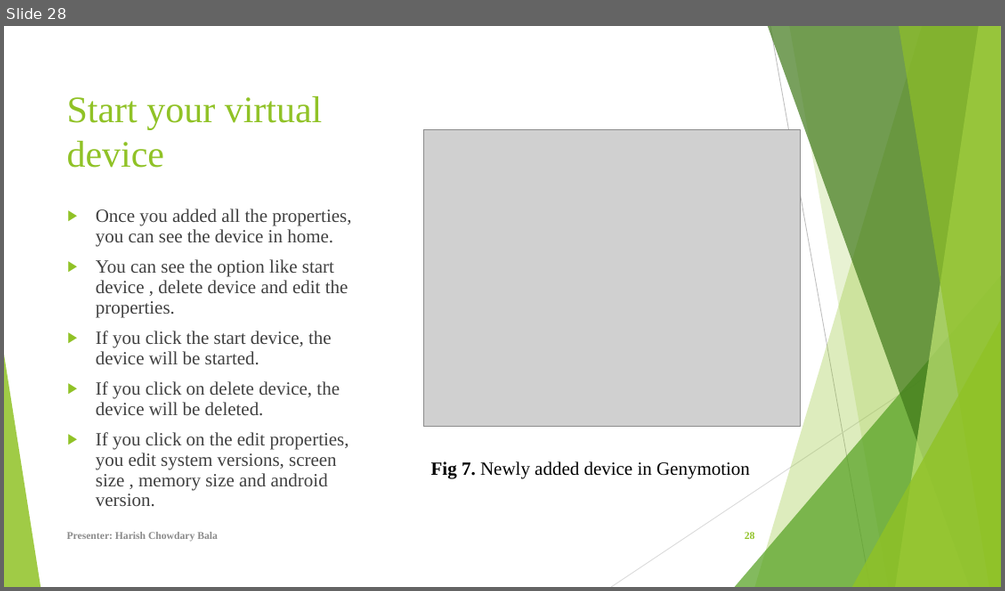
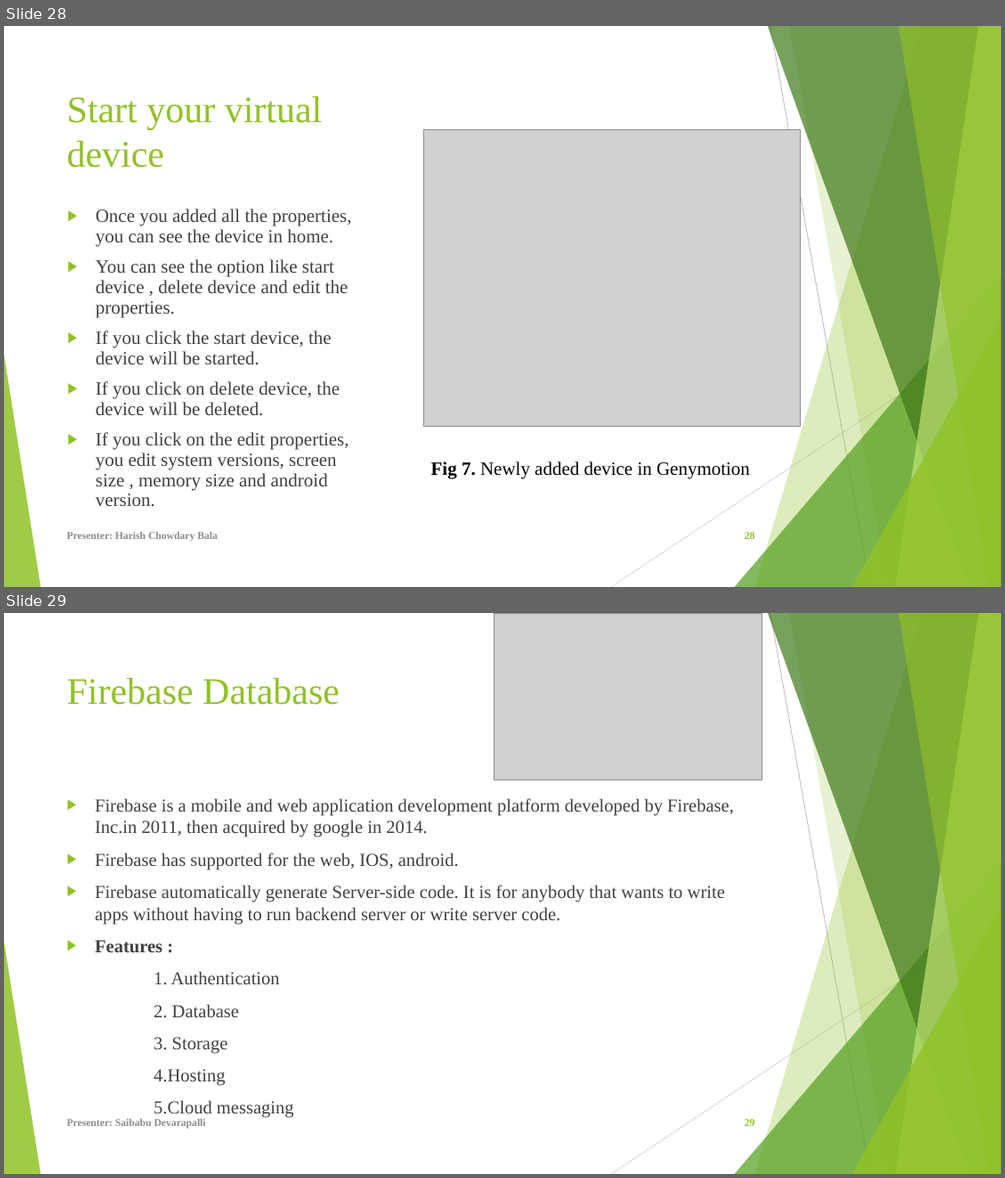
Before and after one commit to Sec03Team05Fall22GDP1/FreebiesforNewbies, a slide deck: Project_Files/Sprint 6/FreeBies For NewBies (2).pptx. Shown one above the other, each under a label of ours: slide 28 before the commit, slides 28 and 29 after it. The pictures are 1005x591 and 1005x1178 pixels, drawn with LibreOffice and Linux fonts; fonts in the diff are those of the drawing; grey boxes stand for pictures. Boxes give left, top, right and bottom in pixels: in the first picture for what was removed or moved away, otherwise in the second. Text is boxed around its words. In the diff, an @@ line names an element or a change of style, - is before the commit and + after.

Commit message:
Added Firebase Database presentation slides.

```diff
--- a/Project_Files/Sprint 6/FreeBies For NewBies (2).pptx
+++ b/Project_Files/Sprint 6/FreeBies For NewBies (2).pptx
@@ slide 29 added at [4, 613, 1001, 1174], background #FFFFFF; not listed: 10 template elements that a slide beside it also shows @@
@@ picture added at [494, 613, 762, 779] @@
@@ title added at [67, 678, 340, 705], 36 pt, text #90C226 @@
+Firebase Database
@@ text added at [95, 798, 734, 1118], 17.6 pt, text #404040 @@
+▶ Firebase is a mobile and web application development platform developed by Firebase, Inc.in 2011, then acquired by google in 2014.
+▶ Firebase has supported for the web, IOS, android.
+▶ Firebase automatically generate Server-side code. It is for anybody that wants to write apps without having to run backend server or write server code.
+▶ Features :
+1. Authentication
+2. Database
+3. Storage
+4.Hosting
+5.Cloud messaging
@@ text added at [67, 1119, 206, 1128], 10 pt, text #8C8C8C, bold @@
+Presenter: Saibabu Devarapalli
@@ page number added at [744, 1119, 755, 1126], 10 pt, text #90C226, bold @@
+29
```
Also in this commit, not shown: 3 other slides added.
